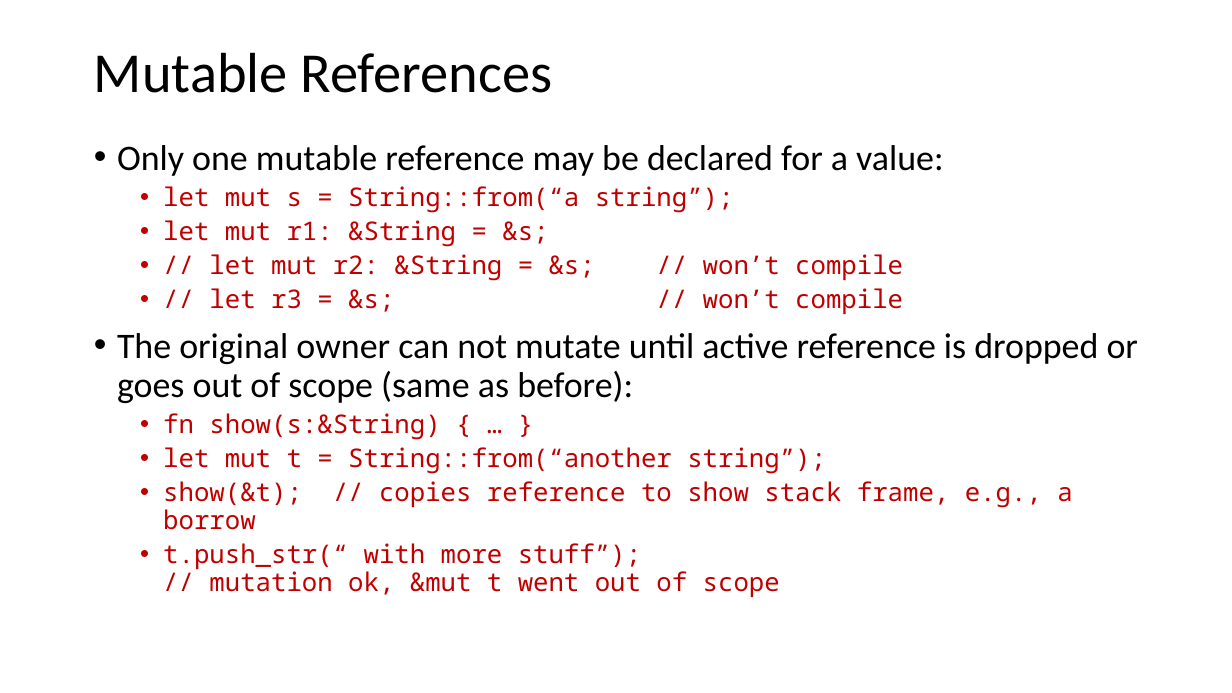
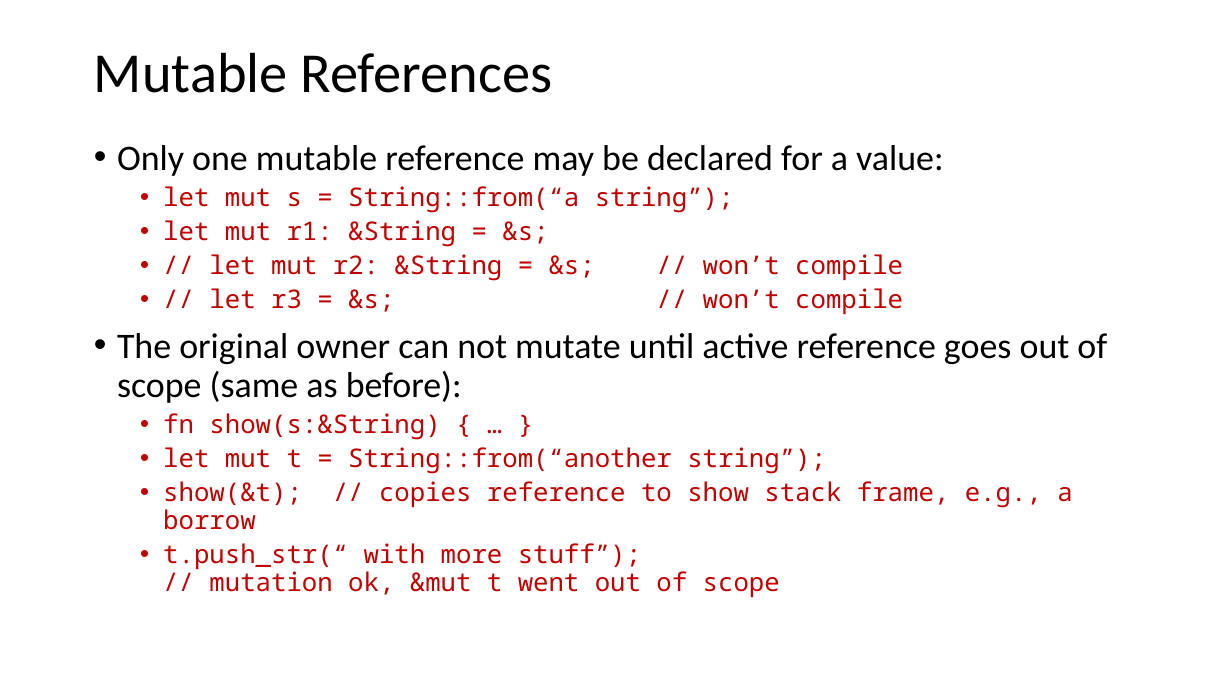
Before and after one commit to JimFawcett/JimFawcett.github.io, a slide deck: slide 30 of Resources/RustModels.pptx. Drawn at 1232x693 pixels with LibreOffice and Linux fonts; fonts in the diff are those of the drawing. Boxes give left, top, right and bottom in pixels: in the first picture for what was removed or moved away, otherwise in the second. Text is boxed around its words. In the diff, an @@ line names an element or a change of style, - is before the commit and + after.

```diff
--- a/Resources/RustModels.pptx
+++ b/Resources/RustModels.pptx
@@ text at [117,333,1107,403]: text changed @@
-• The original owner can not mutate until active reference is dropped or goes out of scope (same as before):
+• The original owner can not mutate until active reference goes out of scope (same as before):
```
Also in this commit, not shown: 4 other slides changed, 2 other files.
